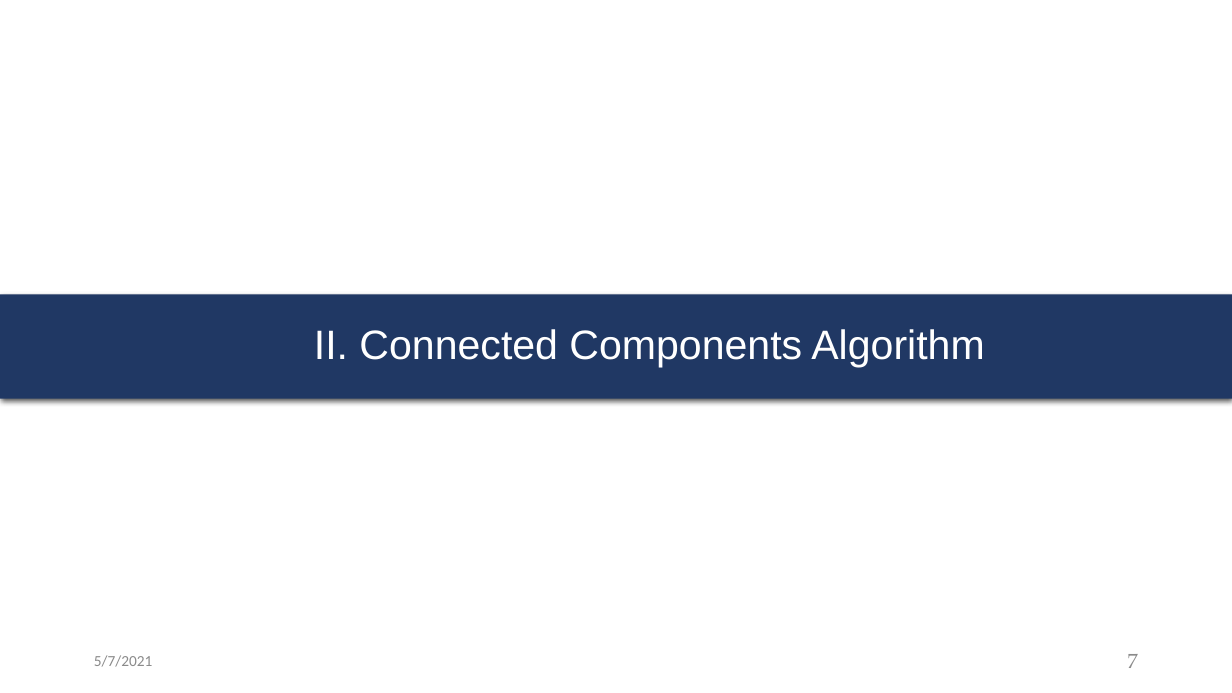
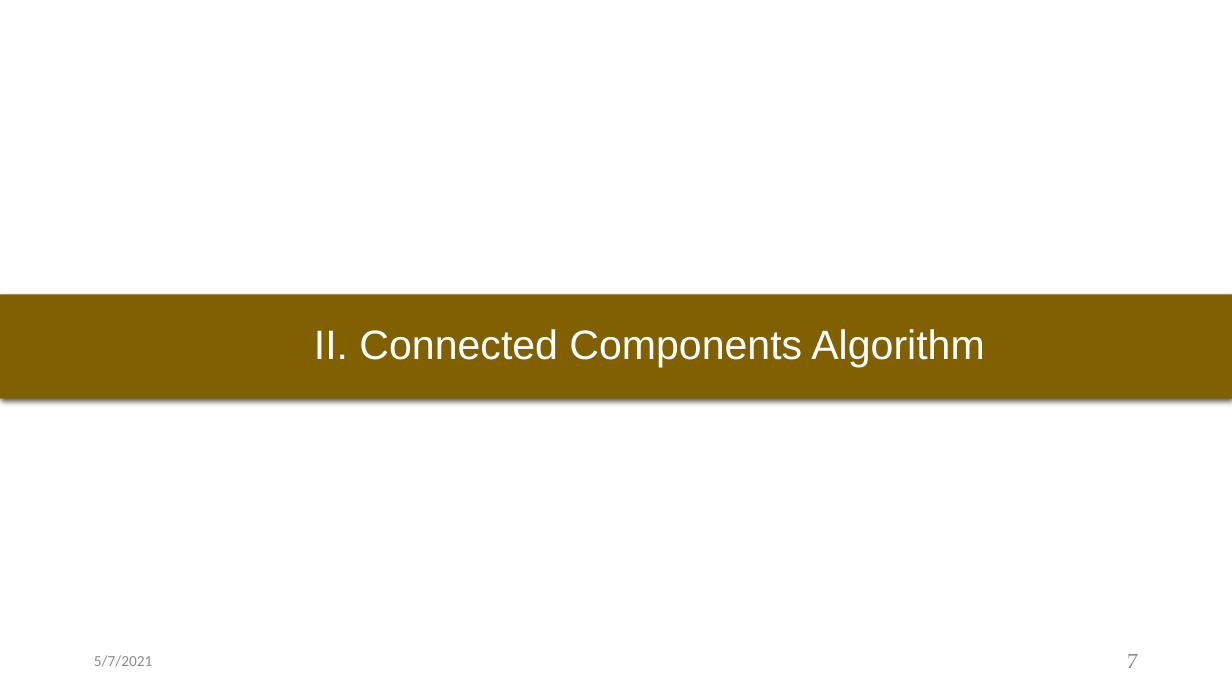
Before and after one commit to Thai-VuDuc169/DenoisingImage, a slide deck: slide 7 of PracticePythonCode/WeeklyPractice_Thai_v1.pptx. Drawn at 1232x693 pixels with LibreOffice and Linux fonts; fonts in the diff are those of the drawing. Boxes give left, top, right and bottom in pixels: in the first picture for what was removed or moved away, otherwise in the second. Text is boxed around its words. In the diff, an @@ line names an element or a change of style, - is before the commit and + after.

```diff
--- a/PracticePythonCode/WeeklyPractice_Thai_v1.pptx
+++ b/PracticePythonCode/WeeklyPractice_Thai_v1.pptx
@@ title "II. Connected Components Algorithm" at (x1=0, y1=294, x2=1232, y2=398): fill #203864 to #806000 @@
```
Also in this commit, not shown: 7 other slides changed, 5 other files.
